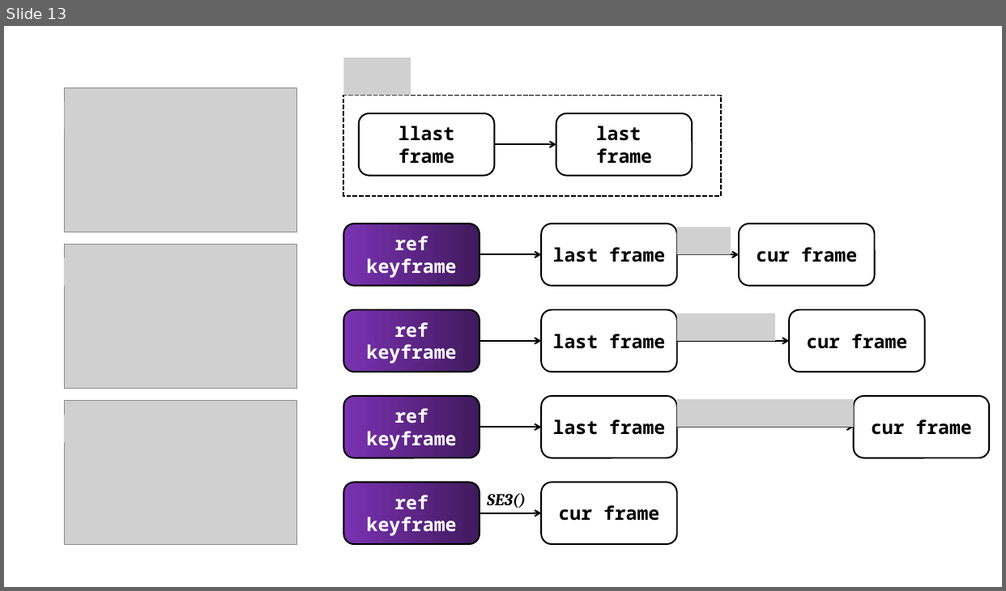
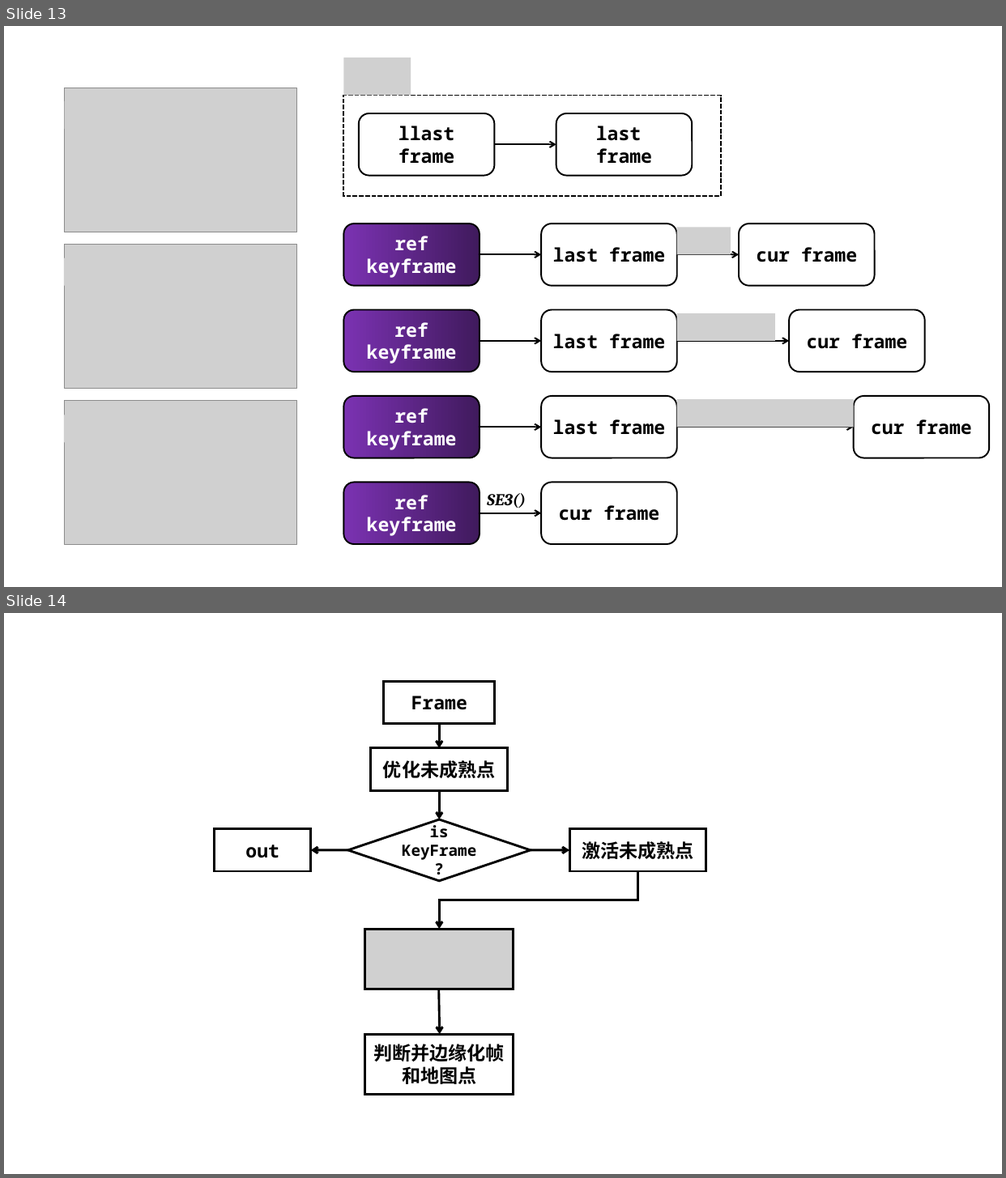
Before and after one commit to sunshanlu/dso_ssl, a slide deck: pictures/make-pictures.pptx. Shown one above the other, each under a label of ours: slide 13 before the commit, slides 13 and 14 after it. The pictures are 1006x591 and 1006x1178 pixels, drawn with LibreOffice and Linux fonts; fonts in the diff are those of the drawing; grey boxes stand for pictures. Boxes give left, top, right and bottom in pixels: in the first picture for what was removed or moved away, otherwise in the second. Text is boxed around its words. In the diff, an @@ line names an element or a change of style, - is before the commit and + after.

```diff
--- a/pictures/make-pictures.pptx
+++ b/pictures/make-pictures.pptx
@@ slide 14 added at <box>4,613,1002,1174</box>, background #FFFFFF @@
@@ group added at <box>215,682,706,1094</box>: 5 rectangles, 5 arrows, 1 diamond, 1 picture, 1 elbow arrow @@
+Frame
+优化未成熟点
+is KeyFrame?
+out
+激活未成熟点
+判断并边缘化帧和地图点
```
Also in this commit, not shown: 1 slide changed, 12 other slides added, 1 slide removed, 22 other files.
